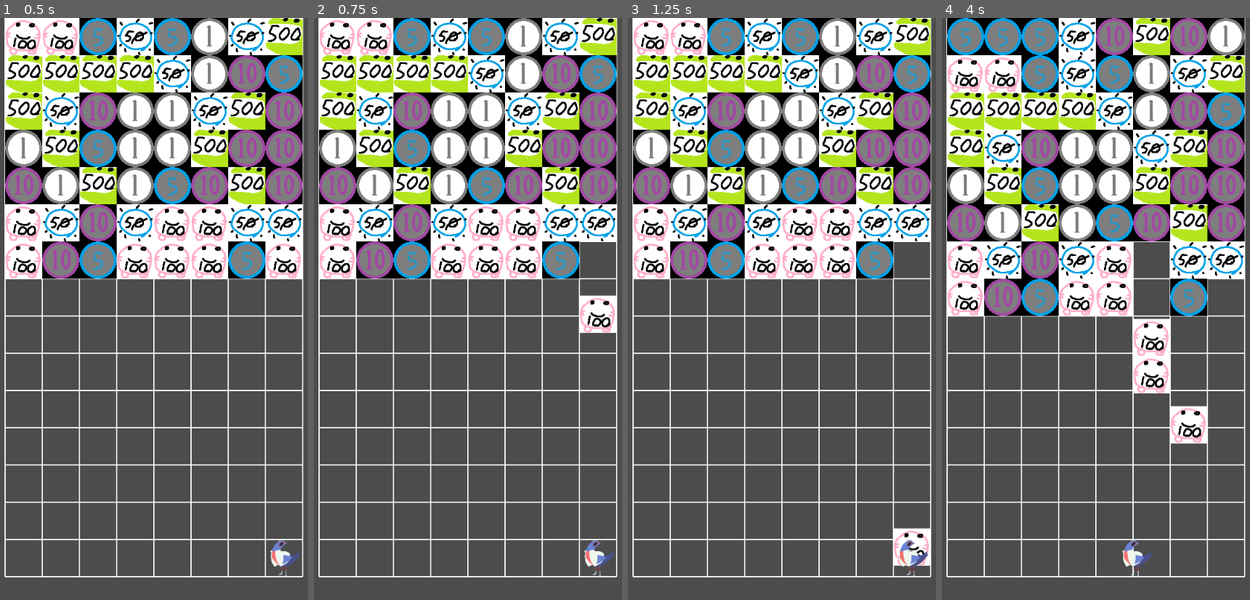
Above: before the commit, frames 1-4 (left to right).
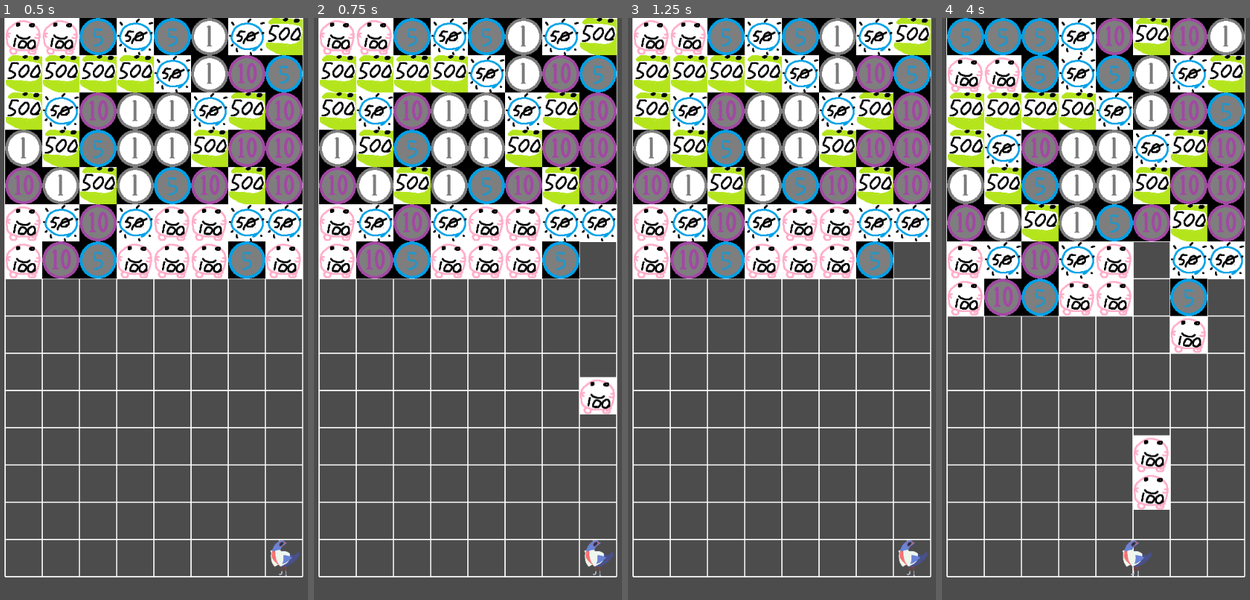
Above: after the commit, the same moments.

Repository: Alexzander-Stone/Money-Exchanger-Godot
Game: Godot game, scene res://Game.tscn
Two runs of this game, one before a commit and one after it. Both use one fixed random seed, a clock stepped at 60 frames per second and the inputs below.
Inputs:
- Up to frame 1 (0.5 s): no input
- Up to frame 2 (0.75 s): tap Enter at 0.5 s; hold Right (ui_right) from 0.53 s (still down); tap Z (select_coin) at 0.6 s
- Up to frame 3 (1.25 s): keep holding Right (ui_right)
- Up to frame 4 (4 s): release Right (ui_right) at 1.28 s; hold Down (ui_down) 1.28-2.03 s; tap X (deselect_coin) at 1.35, 3.6 s; tap Z (select_coin) at 1.55, 2.1, 2.85, 3.8 s; tap Space at 2, 3.5 s; hold Right (ui_right) 2.03-2.78 s; tap Enter at 2.75 s; hold Up (ui_up) 2.78-3.53 s; hold Left (ui_left) from 3.53 s (still down)

Frame 1 is identical in both runs. In frame 2, 1.5% of the frame differs, in the area x 86-99%, y 47-69%; in frame 3, 0.5%; in frame 4, 4.4%, in the area x 62-87%, y 51-85%.

Commit message:
Coin selection is valid on moving coins and coin movement check was fixed.
Moving coins are no longer selectable. Refactored coin transition checks to accurately check the current position for transitions, rather than the grid position.

Diff:
--- a/Coin.gd
+++ b/Coin.gd
@@ -3,7 +3,7 @@
 var direction = Vector2()
 var velocity
 
-const MAX_SPEED = 800
+const MAX_SPEED = 2000
 const DOWN = Vector2(0, 1)
 const UP = Vector2(0, -1)
 
--- a/Game.tscn
+++ b/Game.tscn
@@ -3,7 +3,7 @@
 [ext_resource path="res://Grid.gd" type="Script" id=1]
 [ext_resource path="res://Grid Visualizer.gd" type="Script" id=2]
 
-[node name="Game" type="Node"]
+[node name="Game" type="Node" index="0"]
 
 [node name="Grid" type="TileMap" parent="." index="0"]
 
--- a/Grid.gd
+++ b/Grid.gd
@@ -129,13 +129,24 @@
 		# Found the coin to select in the grid. Next, find the coin
 		# in the container and change it to a selected status.
 		if grid[newPos.x][newPos.y] != null:
+			var coinWorldPos = map_to_world(newPos) + half_tile_size
+			# Coin hasn't finished moving, exit. If there are items already inside the inventory, then return true.
+			# Otherwise false.
+			for coin in coin_container:
+				if coin.grid_position == coinWorldPos && is_coin_moving_at_grid(newPos):
+					if inventory_queue.size() > 0:
+						return true
+					else:
+						return false
+
 			# Inventory is empty.
 			if grab_type == null:
 				grab_type = grid[newPos.x][newPos.y]
+
 			# Coin isn't same type as inventory.
 			elif grid[newPos.x][newPos.y] != grab_type:
 				break
-			var coinWorldPos = map_to_world(newPos) + half_tile_size
+
 			for coin in coin_container:
 				# Verify that the coin hasn't been selected yet.
 				if coin.grid_position == coinWorldPos && !coin.is_selected:
@@ -212,19 +223,19 @@
 		combo_spawn_location += map_to_world(DOWN)
 
 # Return true if movement transition is finished. Uses the grid position as the parameter.
-func check_coin_transition_from_grid(gridPos):
+func is_coin_moving_at_grid(gridPos):
 	var worldPos = map_to_world(gridPos) + half_tile_size
 	for coin in coin_container:
-		if coin.grid_position == worldPos:
-			return true
-	return false
+		if coin.position == worldPos:
+			return false
+	return true
 
 # Return true if movement transition is finished. Uses the world position as the parameter.
-func check_coin_transition_from_world(worldPos):
+func is_coin_moving_at_world(worldPos):
 	for coin in coin_container:
-		if coin.grid_position == worldPos:
-			return true
-	return false
+		if coin.position == worldPos:
+			return false
+	return true
 
 # Cycle through the grid checking for coin combos. Doesn't start until player places at least one unit down.
 # Coin's aren't valid for consumption until they have reached their grid_position (finished transitioning).
@@ -234,7 +245,7 @@
 	var x = world_to_map(worldPos).x
 	var y = world_to_map(worldPos).y
 
-	if grid[x][y] != null && check_coin_transition_from_grid(Vector2(x,y)):
+	if grid[x][y] != null && !is_coin_moving_at_grid(Vector2(x,y)):
 		var coin_positions = []
 		recursive_coin_check(Vector2(x, y), coin_positions, grid[x][y])
 		# Check to see if length is long enough for completion, then place into the combo container.
@@ -348,7 +359,7 @@
 		# Find any combo checks that are available for consumption. Coin transition
 		# needs to be finished before being called.
 		for combo_coin in combo_coin_container:
-			if check_coin_transition_from_world(combo_coin.position):
+			if !is_coin_moving_at_world(combo_coin.grid_position):
 				var index = combo_coin_container.find(combo_coin)
 				is_comboing = combine_coins(combo_coin_container[index].grid_position)
 				combo_coin_container.remove(index)
--- a/project.godot
+++ b/project.godot
@@ -14,10 +14,15 @@
 run/main_scene="res://Game.tscn"
 config/icon="res://icon.png"
 
+[debug]
+
+settings/fps/force_fps=144
+
 [display]
 
 window/size/width=640
 window/size/height=1000
+window/vsync/use_vsync=false
 
 [input]
 
